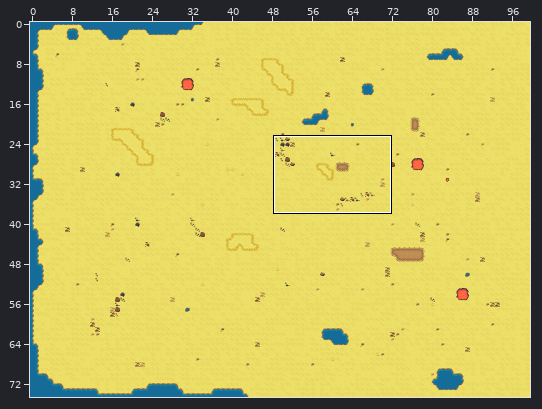
An edit to a level. Tiled map (JSON), assets/maps/level1.json. The picture above shows the old version from afar; the outline marks the close-up.
Close-up. Old version:
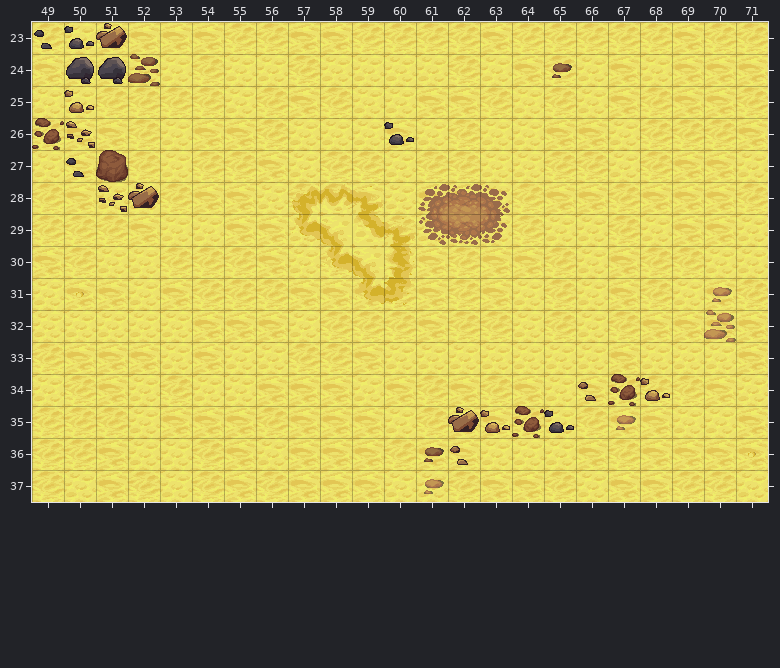
Cells are 32x32 px. Shown: x 49..71, y 23..37. The commit also changed other parts of the map, which this record leaves out.
And afterwards:
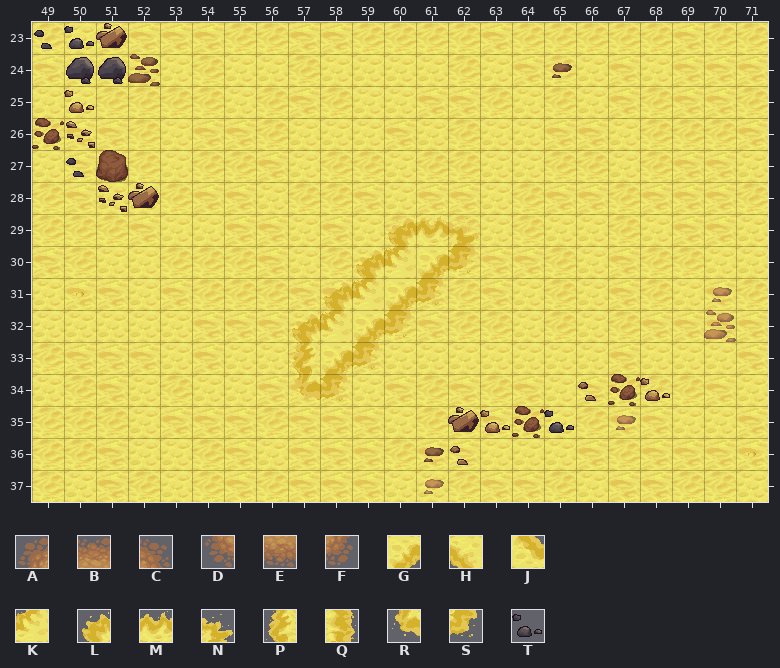
Key: from "terrain": A 42, B 43, C 44, D 84, E 85, F 86, G 253, H 254, J 274, K 275, L 294, M 295, N 296, P 315, Q 317, R 336, S 338, T 396.
_ is an empty cell, . an unchanged one.
The exact change:
--- layer "top"
@@ x 60..60 @@
-26 T
+26 _
@@ x 57..63 @@
-28 LMN.ABC
-29 RHJNDEF
-30 .RHQ__.
-31 ._RS_..
-32 ____...
-33 ___....
-34 __.....
+28 ___.___
+29 ___LMN_
+30 ._LKGS.
+31 .LKGS..
+32 LKGS...
+33 PGS....
+34 RS.....
